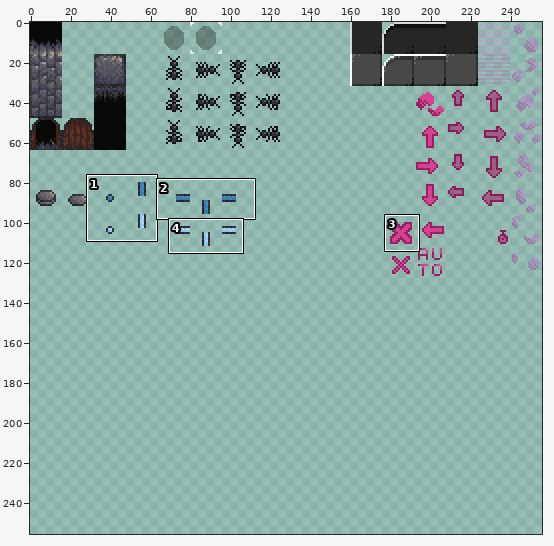
File history of a sprite sheet, resources/sprites.png. Above: a wide view before the commit, with the close-up outlined.
Close-up. Earlier state:
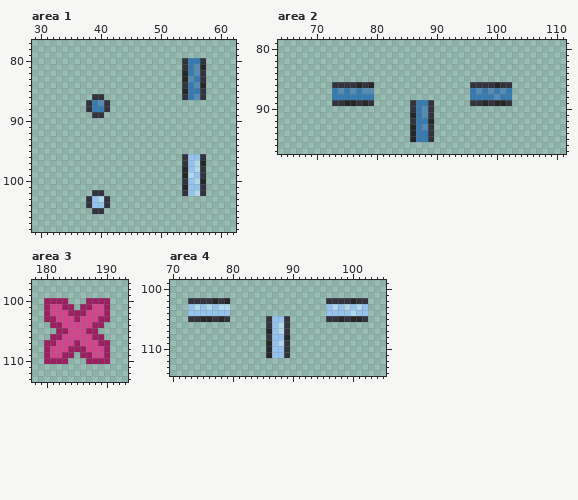
The file is 256x128 pixels. Colours within 5 levels of each other are drawn and written as one. Shown: area 1: x 29..62, y 77..108; area 2: x 64..111, y 79..97; area 3: x 178..193, y 97..113; area 4: x 70..105, y 99..114. The old version is drawn lined up with the new one, on the new canvas. The commit also changed other parts of the picture, which this record leaves out.
After:
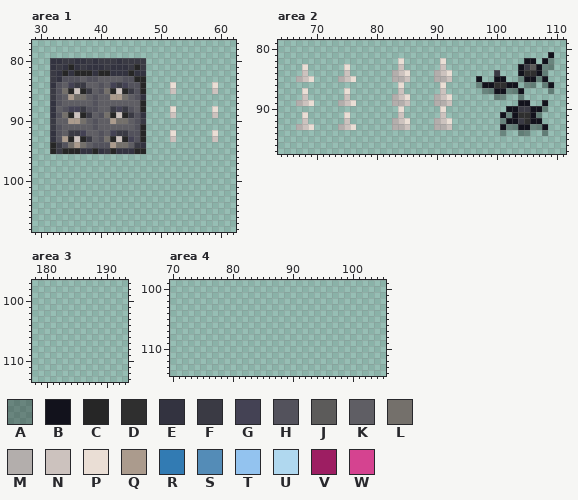
Palette (. is transparent): A #0000004c  B #12121c  C #262626  D #2f2f2f  E #333340  F #3a3a44  G #444254  H #53525c  J #5c5b5a  K #5f5e64  L #74706b  M #b3aeac  N #ccc2be  P #eaded5  Q #ab9b8d  R #327bb3  S #548cb7  T #93c3ef  U #b0d8ef  V #9d1e62  W #d54390
Difference:
canvas 256x128 -> 256x256
Changed rows in their new state; - is an unchanged pixel.
Area 1:
first column x 32:
 80 EEFFEEFEFFFEFFFF------....--
 81 EFECEFEEEFEEEFCF------....--
 82 FECECCCECCEEECEE------....--
 83 FEHHHKHHKKKKHHCC------....--
 84 EHKGFFKKHKGFGHHC----P-....-P
 85 FHLCNCFKHLCNCFHC----N-....-N
 86 FHKQLLKHKKQQLKHE------....--
 87 EHKKKKKHKKKKKKKC------------
 88 EKHGGFHHKKFGFHKC----P------P
 89 EHLCNCFKHLCNCFHE----N------N
 90 FKKQQLKHKKQLLKHF------------
 91 FHKKKKKHKKKKKKHC------------
 92 EHKFFGKKHKGFFHHC----P------P
 93 EHQCNCFKHLCNCGHC----N------N
 94 CFHLQLKHHHQLLKFE------------
 95 CFCCCEECEFCEEECC------------
 96 ----------------------....--
 97 ----------------------....--
 98 ----------------------....--
 99 ----------------------....--
100 ----------------------....--
101 ----------------------....--
102 -------..-------------....--
103 ------....------------------
104 ------....------------------
105 -------..-------------------
Area 2:
first column x 67:
81 ------------------------------------------B
82 -----------------P------P-------------BB-BA
83 -P------P--------N------N------------BFJBAA
84 -N------N-------MNP----MNP-------F---BDDBA-
85 MNP----MNP------MMN----MMN----B--BB--ABBAB-
86 ------.......----P------P----.ABBDDBB-AA-AB
87 -P----..P....----N------N----..AABBAAB----A
88 -N----..N....---MNP----MNP---....AA.-A-----
89 MNP---.MNP...---MMN....MMN---.......-BB--B-
90 -----------------P-....-P----------BBFFBBA-
91 -P------P--------N-....-N---------BABDDBA--
92 -N------N-------MNP....MNP--------ABBFDBB--
93 MNP----MNP------MMN....MMN--------BAABBAAB-
94 -------------------....-----------A--AA--A-
95 -------------------....--------------------
Area 3:
first column x 180:
100 ....---....
101 .....-.....
102 ...........
103 ...........
104 -.........-
105 --.......--
106 -.........-
107 ...........
108 ...........
109 .....-.....
110 ....---....
Area 4:
first column x 73:
102 .......----------------.......
103 .......----------------.......
104 .......----------------.......
105 .......------....------.......
106 -------------....-------------
107 -------------....-------------
108 -------------....-------------
109 -------------....-------------
110 -------------....-------------
111 -------------....-------------
